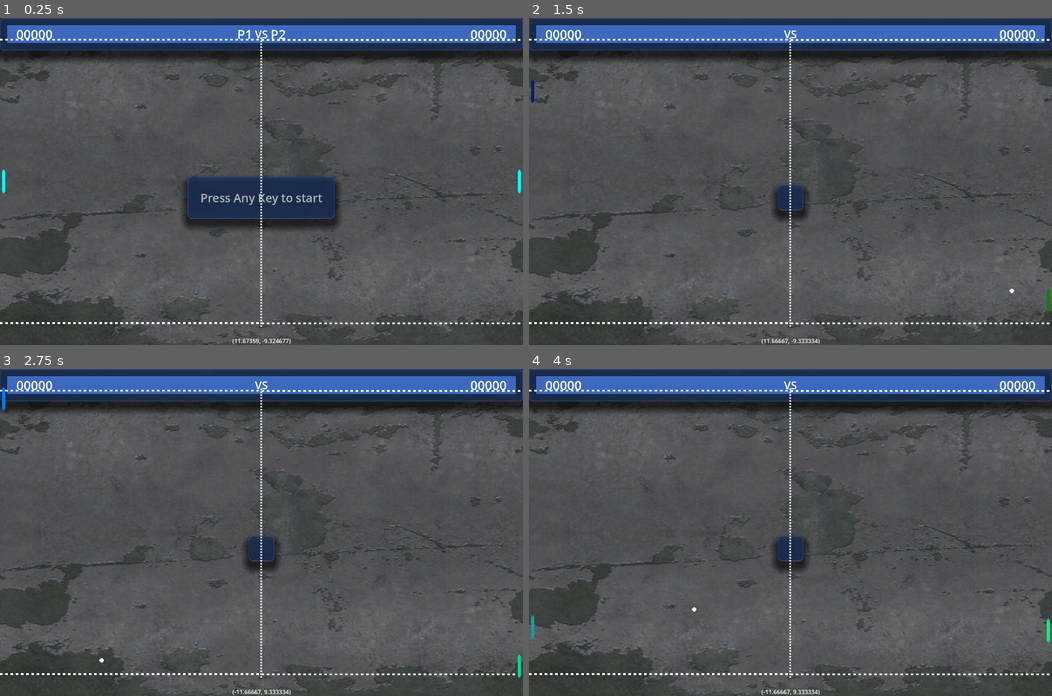
Above: before the commit, frames 1-4 (two rows, left to right).
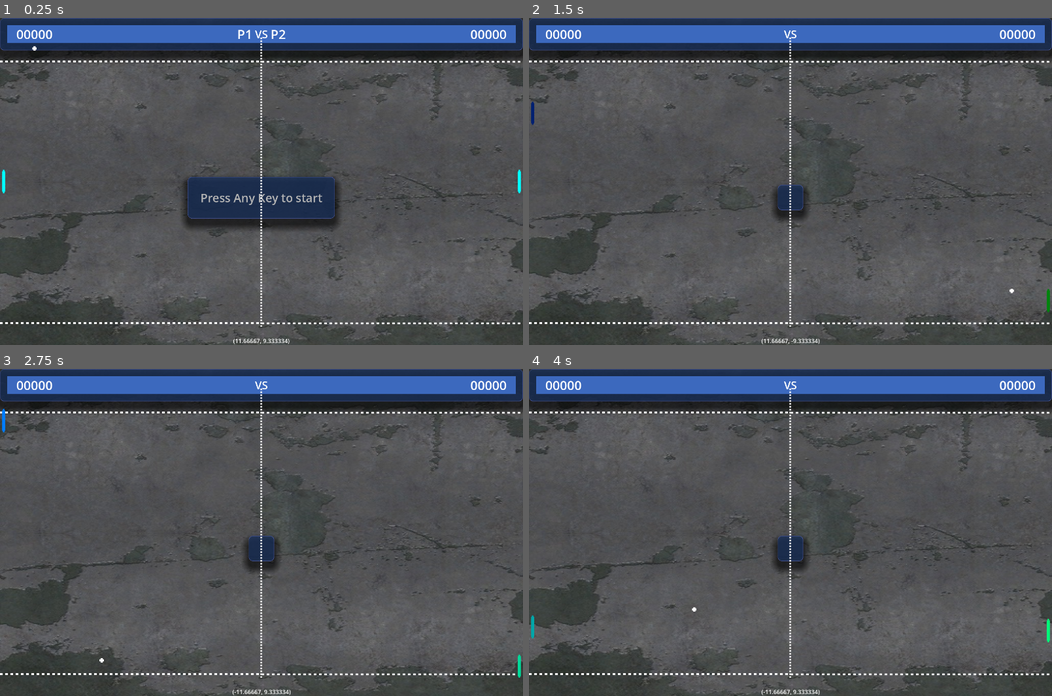
Above: after the commit, the same moments.

Repository: Fox-Alpha/Pong_Godot_4_Multiplayer
Game: Godot game, scene res://scenes/game/Pong_40.tscn
Two runs of this game, one before a commit and one after it. Both use one fixed random seed, a clock stepped at 60 frames per second and the inputs below. This scene is started directly instead of the project's main scene.
Inputs (mouse positions are in pixels of both pictures, inside the frame that each line leads up to):
- Up to frame 1 (0.25 s): no input
- Up to frame 2 (1.5 s): tap Enter at 0.5 s; move the mouse to (905, 165) at 0.52 s; hold W (p1_up) 0.53-1.28 s; hold Down (p2_down) 0.53-1.28 s; click (905, 165) at 0.67 s; tap Space at 1.25 s; move the mouse to (685, 197) at 1.27 s; hold S (p1_down) from 1.28 s (still down); tap Up (p2_up) at 1.35 s
- Up to frame 3 (2.75 s): tap Enter at 2 s; move the mouse to (313, 460) at 2.02 s; release S (p1_down) at 2.03 s; hold W (p1_up) from 2.03 s (still down); hold Down (p2_down) from 2.03 s (still down)
- Up to frame 4 (4 s): move the mouse to (764, 597) at 2.77 s; release Down (p2_down) at 2.78 s; tap Up (p2_up) at 2.85 s; click (764, 597) at 2.92 s; tap Enter at 3.5 s; move the mouse to (947, 581) at 3.52 s; release W (p1_up) at 3.53 s; hold S (p1_down) from 3.53 s (still down); hold Down (p2_down) from 3.53 s (still down)

The runs differ from the first frame. In frame 1, 0.8% of the frame differs, in the area x 0-100%, y 6-100%; in frame 2, 0.8%; in frame 3, 0.8%; in frame 4, 0.7%.

Commit message:
Upd: Set Line Position below UI Chg: Cleanup some lines

Diff:
--- a/scripts/pong.gd
+++ b/scripts/pong.gd
@@ -15,8 +15,8 @@
 	Game.Left_Player_Scored.connect(Score, CONNECT_DEFERRED)
 	Game.Right_Player_Scored.connect(Score, CONNECT_DEFERRED)
 	Game.Game_Is_over.connect(Game_Is_over, CONNECT_DEFERRED)
+	start()
 
-	start()
 
 func Score(_score :int):
 	Game.waitForNextRound = true
@@ -26,6 +26,7 @@
 	Game.hasGamestartet = false
 	Game.p1_score = 0
 	Game.p2_score = 0
+
 
 func start():
 	var screensize = get_viewport_rect()
@@ -43,7 +44,7 @@
 
 	# Obere Linie
 	%Separator_Top.position.x = screensize.get_center().x
-	%Separator_Top.position.y = 60
+	%Separator_Top.position.y = 120
 	var sizetoTOP=Vector2(5, screensize.size.x)
 	var sizeTOP=%Separator_Top.texture.get_size()
 	var scalevactorTOP=sizetoTOP/sizeTOP
@@ -61,7 +62,7 @@
 	top.shape.size.x = screensize.size.x
 	top.shape.size.y = 20
 	$Border/TopBorder.position.x = screensize.get_center().x
-	$Border/TopBorder.position.y = 40
+	$Border/TopBorder.position.y = 100
 
 	# Bottom Border an Screensize anpassen
 	bottom.shape.size.x = screensize.size.x
@@ -93,6 +94,7 @@
 			Game.waitForNextRound = false
 			Game.emit_signal("Next_Round_Started")
 
+
 func EnableBoundarys(value) -> void :
 	if is_inside_tree():
 		var DbgGrp = get_tree().get_nodes_in_group("DebugBoundarys")
